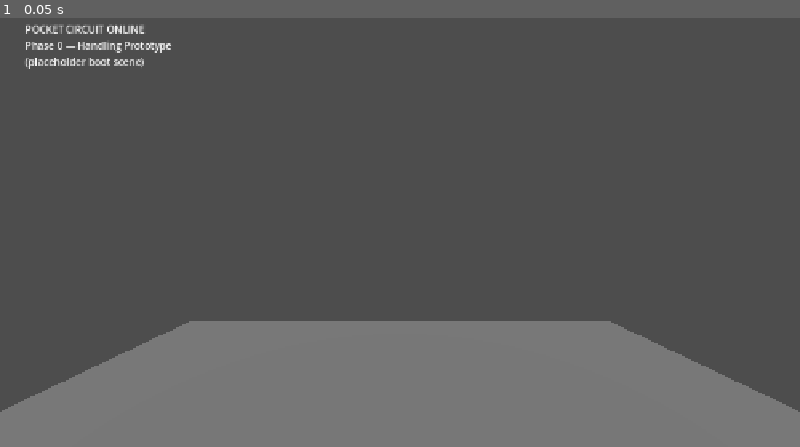
Above: before the commit, frame 1.
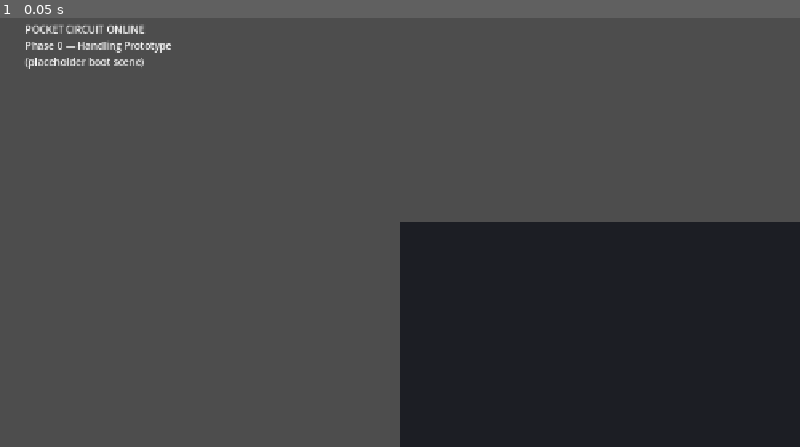
Above: after the commit, the same moment.

Repository: jfrader/pocket-circuit
Game: Godot game, scene res://scenes/boot/boot.tscn
Two runs of this game, one before a commit and one after it. Both use one fixed random seed, a clock stepped at 60 frames per second and the inputs below.
Inputs:
- Up to frame 1 (0.05 s): no input

The runs differ from the first frame. In frame 1, 38% of the frame differs, in the area x 0-100%, y 47-100%.

Commit message:
Render as top-down 2D (Node2D boot scene, docs, tracking)
Game is 2D, not 3D: Node2D boot scene with Camera2D + ColorRect
background, 2D sprites per spec §55, mobile renderer. Updated
README/AGENTS.md/Linear epic to state 2D wins over the spec's 3D
descriptions. Refs GURI-113

Diff:
--- a/project.godot
+++ b/project.godot
@@ -11,7 +11,7 @@
 [application]
 
 config/name="Pocket Circuit Online"
-config/description="Tiny racing, huge world, endless garage. A top-down 3D arcade racer where tiny vehicles race through oversized everyday environments."
+config/description="Tiny racing, huge world, endless garage. A top-down 2D arcade racer where tiny vehicles race through oversized everyday environments."
 run/main_scene="res://scenes/boot/boot.tscn"
 config/features=PackedStringArray("4.7")
 
--- a/scenes/boot/boot.tscn
+++ b/scenes/boot/boot.tscn
@@ -1,24 +1,18 @@
-[gd_scene format=3 uid="uid://dogdu52vn0r41"]
+[gd_scene format=3 uid="uid://cucomc3do5wtg"]
 
-[sub_resource type="BoxMesh" id="BoxMesh_yo7vy"]
-size = Vector3(40, 1, 40)
+[node name="Boot" type="Node2D" unique_id=455815273]
 
-[node name="Boot" type="Node3D" unique_id=14823759]
+[node name="Camera2D" type="Camera2D" parent="." unique_id=1360354722]
+zoom = Vector2(0.5, 0.5)
 
-[node name="Camera3D" type="Camera3D" parent="." unique_id=925624323]
-transform = Transform3D(1, 0, 0, 0, 1, 0, 0, 0, 1, 0, 10, 8)
+[node name="Background" type="ColorRect" parent="." unique_id=1183059948]
+offset_right = 1280.0
+offset_bottom = 720.0
+color = Color(0.11, 0.12, 0.14, 1)
 
-[node name="WorldEnvironment" type="WorldEnvironment" parent="." unique_id=1437360026]
+[node name="HUD" type="CanvasLayer" parent="." unique_id=1955649904]
 
-[node name="DirectionalLight3D" type="DirectionalLight3D" parent="." unique_id=889606935]
-transform = Transform3D(1, 0, 0, 0, 0.7648422, 0.64421767, 0, -0.64421767, 0.7648422, 0, 0, 0)
-
-[node name="Ground" type="MeshInstance3D" parent="." unique_id=804407526]
-mesh = SubResource("BoxMesh_yo7vy")
-
-[node name="HUD" type="CanvasLayer" parent="." unique_id=587748924]
-
-[node name="TitleLabel" type="Label" parent="HUD" unique_id=57334342]
+[node name="TitleLabel" type="Label" parent="HUD" unique_id=635373898]
 offset_left = 40.0
 offset_top = 40.0
 offset_right = 40.0
Not shown, changed: AGENTS.md
Not shown, changed: README.md
